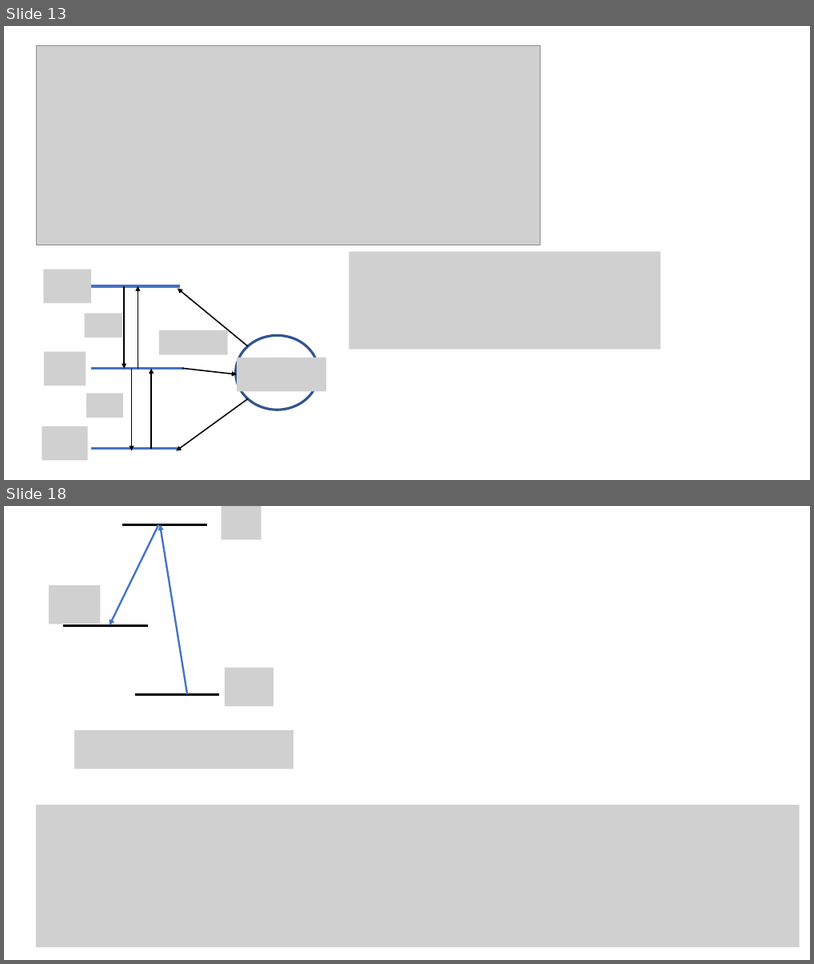
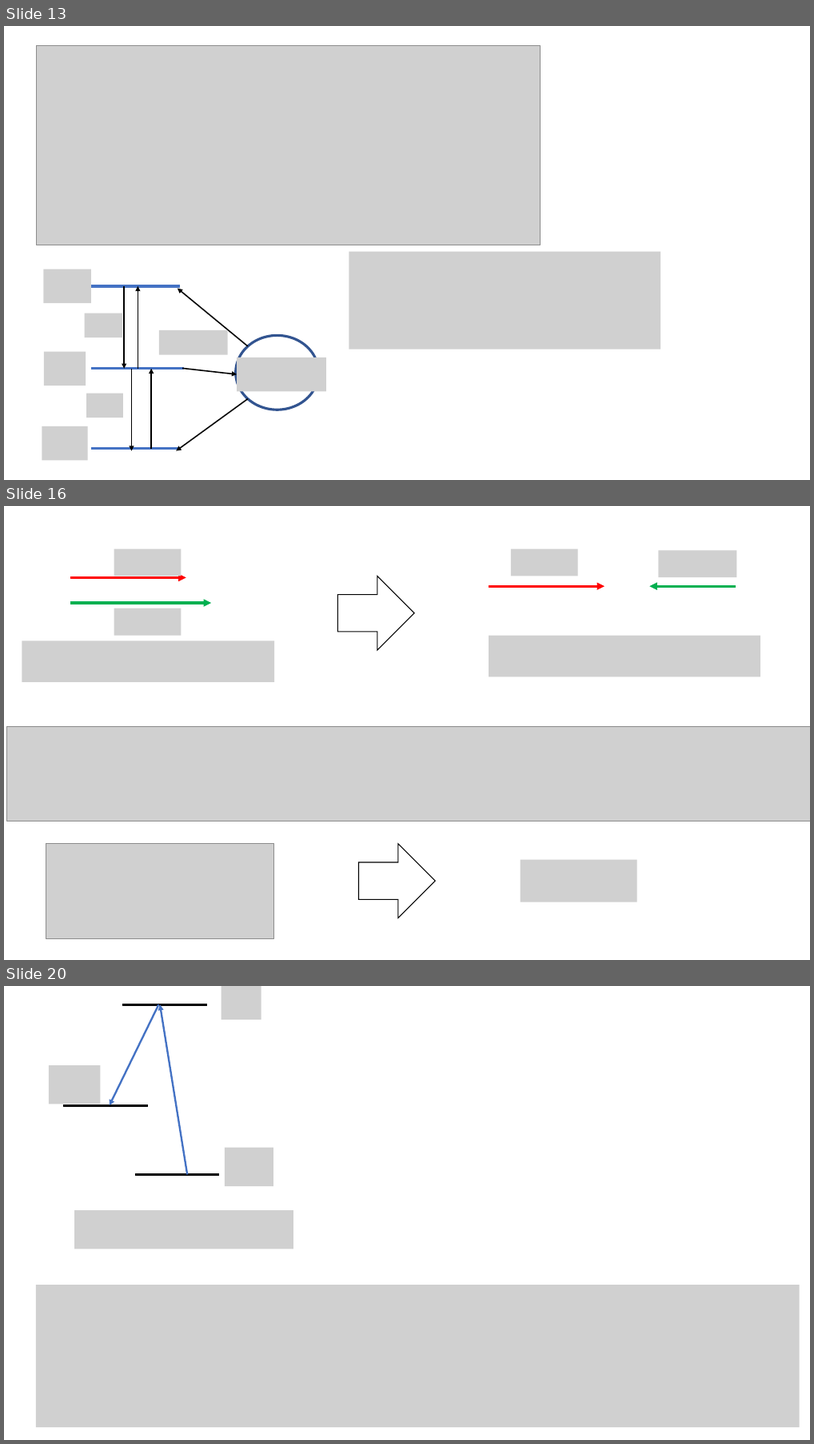
Before and after one commit to youjieyu888/circular-waveguide, a slide deck: 3-level.pptx. Shown one above the other, each under a label of ours: slides 13 and 18 before the commit, slides 13, 16 and 20 after it; the slides between them are not shown. The pictures are 814x964 and 814x1444 pixels, drawn with LibreOffice and Linux fonts; fonts in the diff are those of the drawing; grey boxes stand for pictures. Boxes give left, top, right and bottom in pixels: in the first picture for what was removed or moved away, otherwise in the second. Text is boxed around its words. In the diff, an @@ line names an element or a change of style, - is before the commit and + after.

```diff
--- a/3-level.pptx
+++ b/3-level.pptx
@@ slide 16 added at [4, 506, 810, 960], background #FFFFFF @@
@@ picture added at [114, 549, 182, 576] @@
@@ picture added at [511, 549, 578, 576] @@
@@ picture added at [658, 550, 738, 577] @@
@@ arrow added from (70, 577) to (186, 577), #FF0000 3 pt @@
@@ down arrow added at [338, 576, 414, 650], fill #FFFFFF, outline #000000 1 pt @@
@@ arrow added from (489, 587) to (605, 587), #FF0000 3 pt @@
@@ arrow added from (736, 587) to (650, 587), #00B050 3 pt @@
@@ arrow added from (70, 603) to (211, 603), #00B050 3 pt @@
@@ picture added at [114, 608, 182, 636] @@
@@ picture added at [22, 641, 275, 682] @@
@@ picture added at [489, 636, 762, 676] @@
@@ picture added at [7, 726, 810, 821] @@
@@ picture added at [46, 844, 274, 939] @@
@@ down arrow added at [359, 844, 436, 918], fill #FFFFFF, outline #000000 1 pt @@
@@ picture added at [521, 860, 638, 902] @@
@@ what was slide 18 is now slide 20 @@
```
Also in this commit, not shown: 1 slide changed, 2 other slides added, 1 slide removed, 12 other files.
